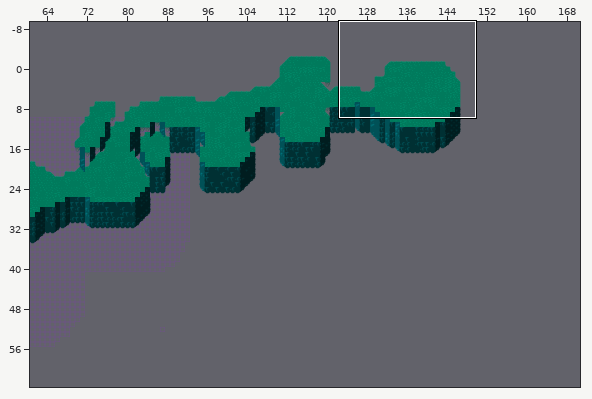
Tiled map: Assets/Maps/Tilemaps/forest-automap/playtest_map_01.tmx. The first picture is a wide view before the edit; the outline marks the close-up.
Close-up. Before the commit:
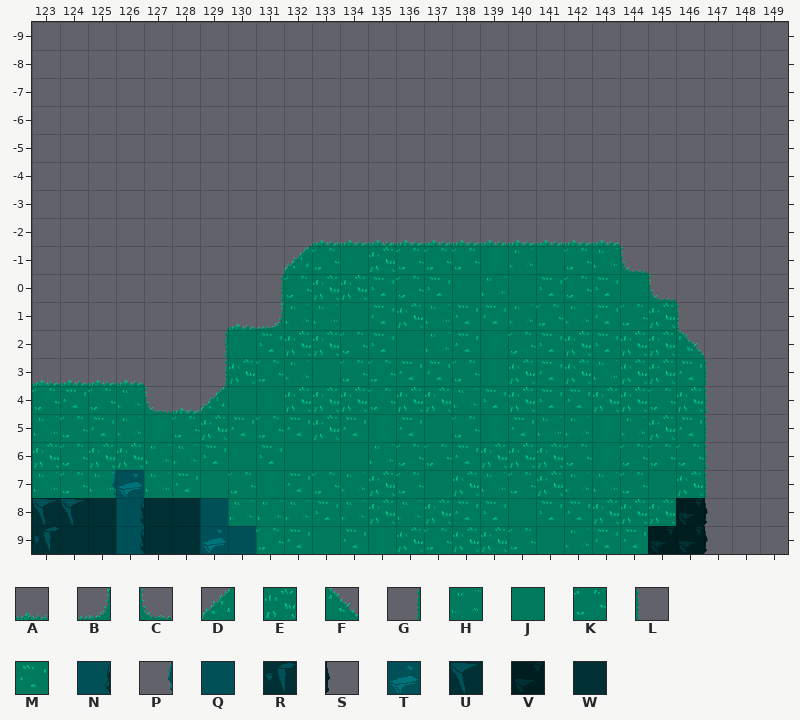
Cells are 32x32 px. Shown: x 123..149, y -9..9. The commit also changed other parts of the map, which this record leaves out.
Key: from "forest-wide": A 2, B 5, C 6, D 9, E 10, F 11, G 16, H 17, J 18, K 19, L 20, M 26, N 36, P 43, Q 44, R 45, S 47, T 51, U 53, V 55, W 61.
_ is an empty cell, # one hidden under a higher layer.
Layers that did not change in this view are not listed.
Layer "ground" before, first column x 123:
-9 ___________________________
-8 ___________________________
-7 ___________________________
-6 ___________________________
-5 ___________________________
-4 ___________________________
-3 ___________________________
-2 __________AAAAAAAAAAA______
-1 _________DKJEKKKJHJKHC_____
 0 ________GKEEMKMJHJMKMJC____
 1 _______ABHHJMEHMMHKHMKEL___
 2 ______GJMEEKMJHMJKMEMEEF___
 3 AAAA__GEKHJKKMMKJEMEHEEML__
 4 KMKHCADJJEEEKEEHMEMMEEKEL__
 5 HKMHJKEMKMEMJMJKJMHHJHEML__
 6 EKEEHHMJMJJJHKKMEEEKJKKKL__
 7 HKH#HMJKJMKHEKJEHKEHHKJEL__
 8 ###_###HHHMHEHEMMJMMEEE#___
 9 _______#KMJMJEKEEKJHMM#____
Layer "background" before, first column x 123:
-2 ___________________________
-1 ___________________________
 0 ___________________________
 1 ___________________________
 2 ___________________________
 3 ___________________________
 4 ___________________________
 5 ___________________________
 6 ___________________________
 7 __PT_______________________
 8 UUWNWWQ________________VS__
 9 RWWNWWTQ______________VVS__
Once edited:
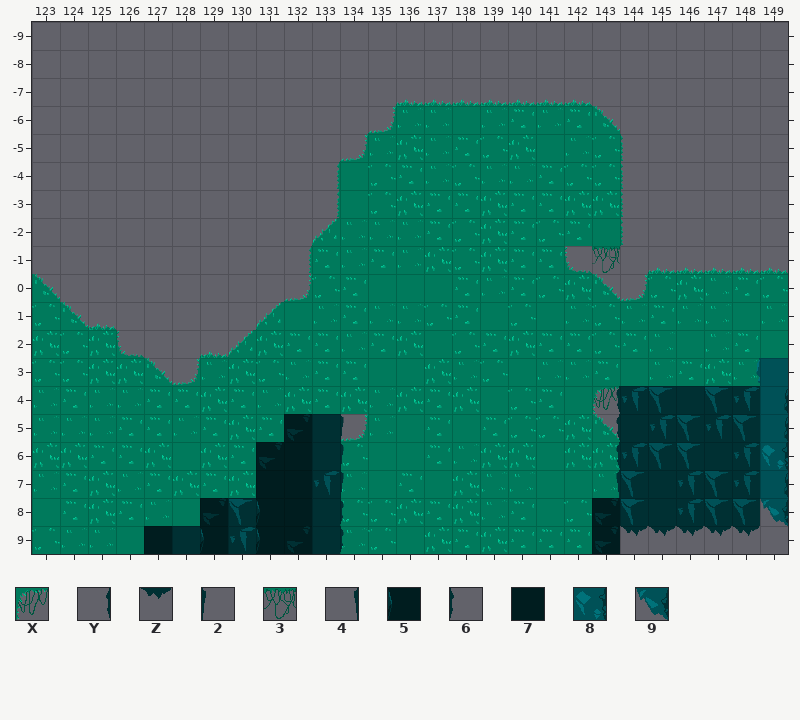
Further tiles: from "forest-wide": X 14, Y 29, Z 30, 2 31, 3 34, 4 37, 5 38, 6 39, 7 46, 8 52, 9 60.
From old to new:
{"where": "layer \"layout\""}
{"y":-1,"x":142,"old":"##","new":"__"}
{"y":0,"x":132,"old":"#","new":"_"}
{"y":0,"x":143,"old":"##","new":"__"}
{"y":2,"x":130,"old":"#","new":"_"}
{"y":4,"x":143,"old":"#","new":"_"}
{"y":5,"x":134,"old":"#","new":"_"}
{"y":5,"x":143,"old":"#","new":"_"}
{"y":9,"x":144,"old":"#","new":"_"}
{"where": "layer \"ground\""}
{"y":-7,"x":136,"old":"_______","new":"AAAAAAA"}
{"y":-6,"x":135,"old":"_________","new":"BHHJHMHMF"}
{"y":-5,"x":134,"old":"___________","new":"BHEHMKEJHKL"}
{"y":-4,"x":133,"old":"____________","new":"GJKMHKHHMKKL"}
{"y":-3,"x":133,"old":"____________","new":"GJKEMMEMMEEL"}
{"y":-2,"x":133,"old":"AAAAAAAAAAA_","new":"DHHHMKEMKMJL"}
{"y":-1,"x":132,"old":"DKJEKK","new":"GMHMHE"}
{"y":-1,"x":139,"old":"JHJKHC_____","new":"EMMC3_AAAAA"}
{"y":0,"x":123,"old":"_","new":"F"}
{"y":0,"x":131,"old":"GKEEMKMJ","new":"_BKMJJJM"}
{"y":0,"x":140,"old":"JMKMJC____","new":"MKEFBKEHMK"}
{"y":1,"x":123,"old":"___","new":"KFA"}
{"y":1,"x":130,"old":"ABH","new":"_DJ"}
{"y":1,"x":134,"old":"JMEH","new":"MHHK"}
{"y":1,"x":139,"old":"MHK","new":"JKJ"}
{"y":1,"x":143,"old":"MKEL___","new":"KHMHHJH"}
{"y":2,"x":123,"old":"____","new":"EKEC"}
{"y":2,"x":129,"old":"GJMEEK","new":"ADEMMH"}
{"y":2,"x":136,"old":"JHMJK","new":"EJKME"}
{"y":2,"x":142,"old":"EMEEF___","new":"MKMHJHMJ"}
{"y":3,"x":123,"old":"AAAA__G","new":"KKEEFBH"}
{"y":3,"x":133,"old":"JKKMMKJEMEHEE","new":"MMJJEHKJHHMJH"}
{"y":3,"x":147,"old":"L_","new":"EH"}
{"y":4,"x":123,"old":"K","new":"H"}
{"y":4,"x":125,"old":"K","new":"H"}
{"y":4,"x":127,"old":"CADJJ","new":"MMEMH"}
{"y":4,"x":133,"old":"E","new":"M"}
{"y":4,"x":135,"old":"K","new":"H"}
{"y":4,"x":137,"old":"EHME","new":"MEJK"}
{"y":4,"x":142,"old":"MEEKEL","new":"JX####"}
{"y":5,"x":124,"old":"KMHJKEMKMEMJMJKJMHHJHEML","new":"HHMMHMEM##BHJMJMKKEF____"}
{"y":6,"x":124,"old":"KEEHHMJMJJJHKKM","new":"EMMEJEM###KJJMH"}
{"y":6,"x":141,"old":"EKJKKKL","new":"JEE#___"}
{"y":7,"x":124,"old":"KH#HMJKJMK","new":"MEHMEME#_#"}
{"y":7,"x":135,"old":"EK","new":"JM"}
{"y":7,"x":140,"old":"KEH","new":"HJJ"}
{"y":7,"x":144,"old":"KJEL","new":"#___"}
{"y":8,"x":123,"old":"###_##","new":"JMEMHJ"}
{"y":8,"x":130,"old":"HHHMHEHEMMJMMEEE","new":"#__#KKEMEHMJK#__"}
{"y":9,"x":123,"old":"____","new":"KHHJ"}
{"y":9,"x":131,"old":"KMJMJEKE","new":"__#HKJEM"}
{"y":9,"x":140,"old":"KJHMM#","new":"MMM#__"}
{"where": "layer \"background\""}
{"y":3,"x":148,"old":"__","new":"PQ"}
{"y":4,"x":143,"old":"_______","new":"YRUWURN"}
{"y":5,"x":132,"old":"___","new":"VW2"}
{"y":5,"x":143,"old":"_______","new":"YWRURUN"}
{"y":6,"x":131,"old":"____","new":"V7W2"}
{"y":6,"x":143,"old":"_______","new":"YRUUWR8"}
{"y":7,"x":125,"old":"PT","new":"__"}
{"y":7,"x":131,"old":"____","new":"77R2"}
{"y":7,"x":143,"old":"_______","new":"4UWRURN"}
{"y":8,"x":123,"old":"UUWNWWQ_____","new":"______VU57W6"}
{"y":8,"x":143,"old":"___VS__","new":"VUWRUU9"}
{"y":9,"x":123,"old":"RWWNW","new":"____7"}
{"y":9,"x":129,"old":"TQ____","new":"5R5VW6"}
{"y":9,"x":143,"old":"__VVS_","new":"VZZZZZ"}
{"label":"changed","picture_box":[32,99,788,554]}
